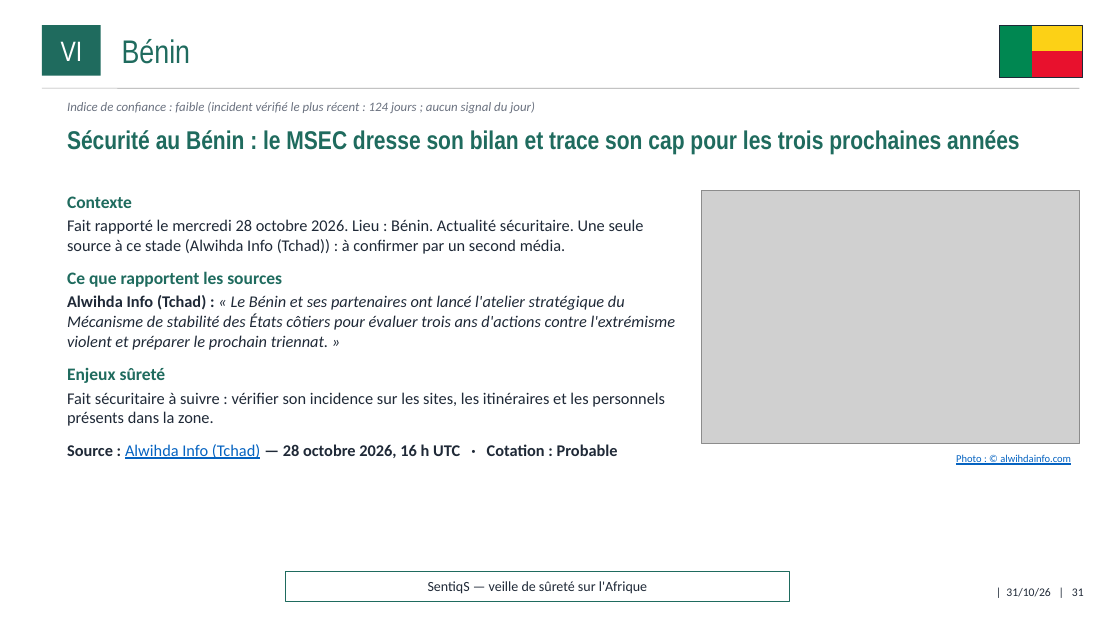
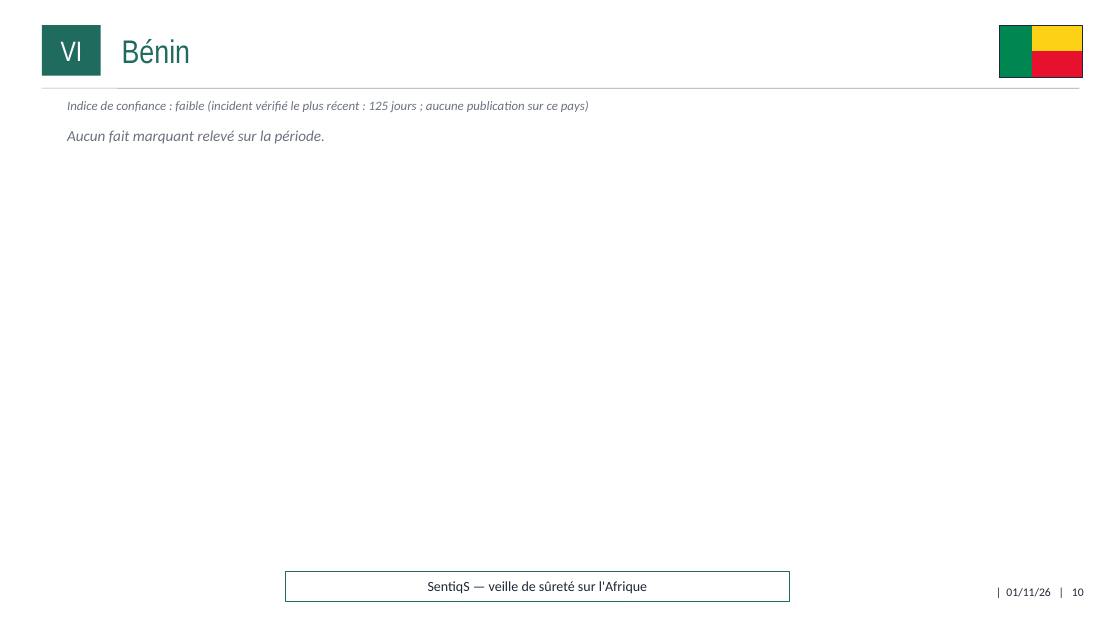
Before and after one commit to ytl1-ops/SentiqS, a slide deck: slide 10 of web/rapports/mensuel/dernier.pptx (slide 31 before the commit). Drawn at 1120x630 pixels with LibreOffice and Linux fonts; fonts in the diff are those of the drawing; grey boxes stand for pictures. Boxes give left, top, right and bottom in pixels: in the first picture for what was removed or moved away, otherwise in the second. Text is boxed around its words. In the diff, an @@ line names an element or a change of style, - is before the commit and + after.

```diff
--- a/web/rapports/mensuel/dernier.pptx
+++ b/web/rapports/mensuel/dernier.pptx
@@ text at (x1=67, y1=101, x2=589, y2=112): text changed @@
-Indice de confiance : faible (incident vérifié le plus récent : 124 jours ; aucun signal du jour)
+Indice de confiance : faible (incident vérifié le plus récent : 125 jours ; aucune publication sur ce pays)
@@ text removed at (x1=67, y1=130, x2=1019, y2=154) @@
-Sécurité au Bénin : le MSEC dresse son bilan et trace son cap pour les trois prochaines années
@@ text added at (x1=67, y1=130, x2=325, y2=144), 13 pt, text #6B7280, italic @@
+Aucun fait marquant relevé sur la période.
@@ text removed at (x1=67, y1=196, x2=676, y2=459) @@
-Contexte
-Fait rapporté le mercredi 28 octobre 2026. Lieu : Bénin. Actualité sécuritaire. Une seule source à ce stade (Alwihda Info (Tchad)) : à confirmer par un second média.
-Ce que rapportent les sources
-Alwihda Info (Tchad) : « Le Bénin et ses partenaires ont lancé l'atelier stratégique du Mécanisme de stabilité des États côtiers pour évaluer trois ans d'actions contre l'extrémisme violent et préparer le prochain triennat. »
-Enjeux sûreté
-Fait sécuritaire à suivre : vérifier son incidence sur les sites, les itinéraires et les personnels présents dans la zone.
-Source : Alwihda Info (Tchad) — 28 octobre 2026, 16 h UTC · Cotation : Probable
@@ picture removed at (x1=702, y1=191, x2=1080, y2=444) @@
@@ text removed at (x1=956, y1=454, x2=1071, y2=465) @@
-Photo : © alwihdainfo.com
@@ text at (x1=1006, y1=588, x2=1084, y2=597): text changed @@
-| 31/10/26 | 31
+| 01/11/26 | 10
```
Also in this commit, not shown: 13 other slides changed, 28 slides removed, 14 other files.
